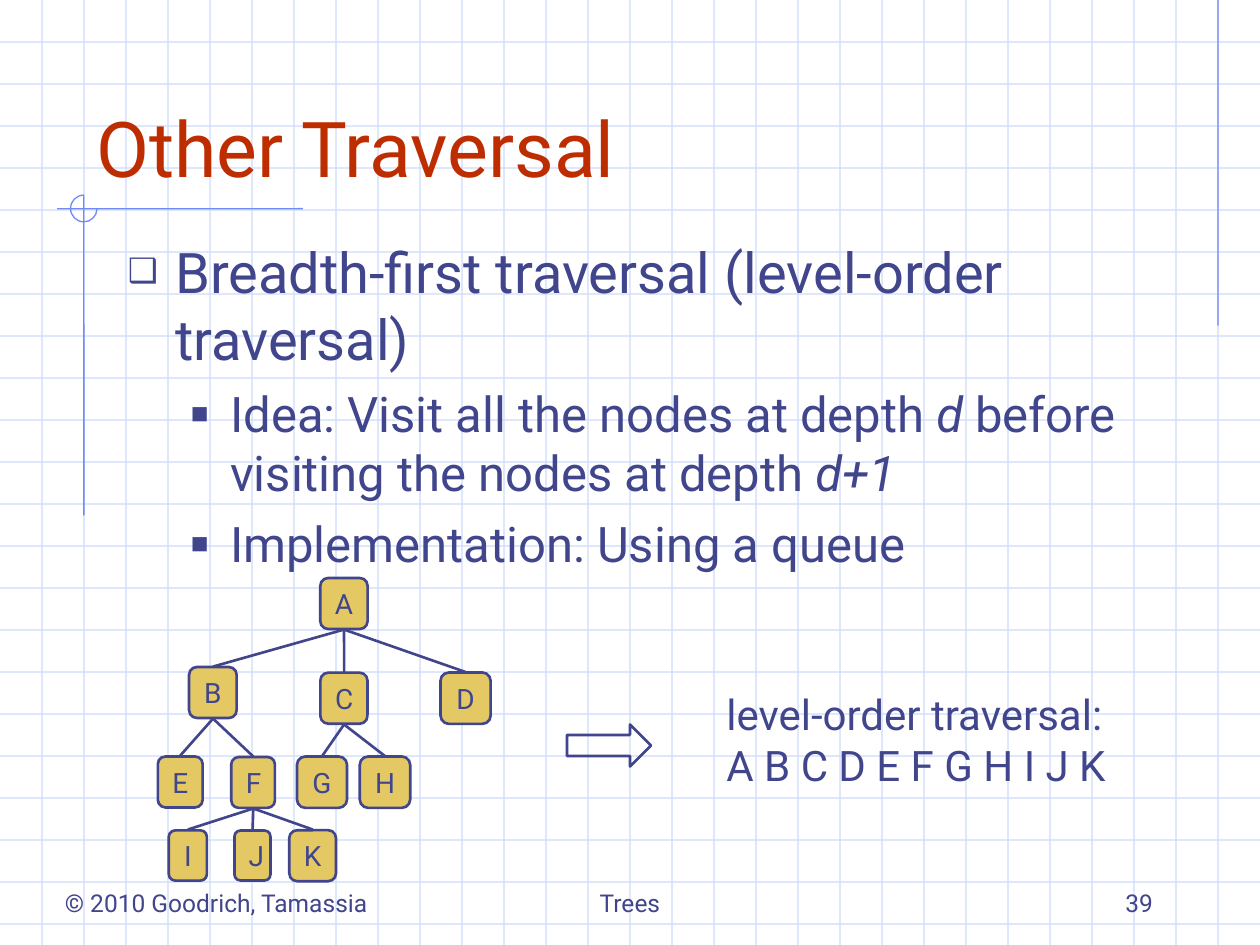
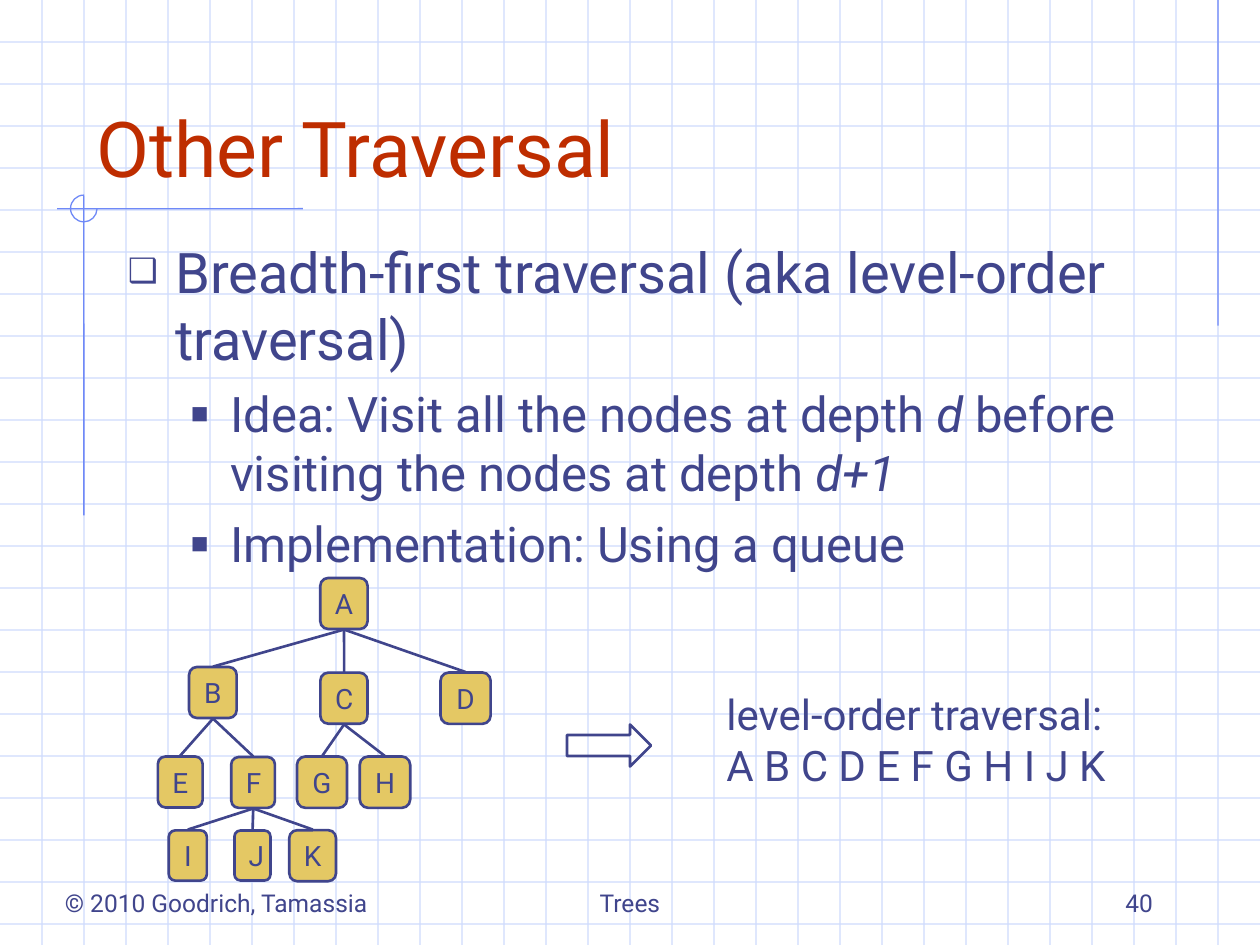
Before and after one commit to ShihKaiHo/DSA, a slide deck: slide 40 of 7.1&2-generalTrees.ppt (slide 39 before the commit). Drawn at 1260x945 pixels with LibreOffice and Linux fonts; fonts in the diff are those of the drawing; background and template pictures are left out. Boxes give left, top, right and bottom in pixels: in the first picture for what was removed or moved away, otherwise in the second. Text is boxed around its words. In the diff, an @@ line names an element or a change of style, - is before the commit and + after.

```diff
--- a/7.1&2-generalTrees.ppt
+++ b/7.1&2-generalTrees.ppt
@@ text at bbox=[175, 248, 1106, 373]: text changed @@
-❑ Breadth-first traversal (level-order traversal)
+❑ Breadth-first traversal (aka level-order traversal)
@@ page number at bbox=[1125, 894, 1153, 913]: text changed @@
-39
+40
```
Also in this commit, not shown: 9 other slides changed, 1 slide added, 15 other files.
